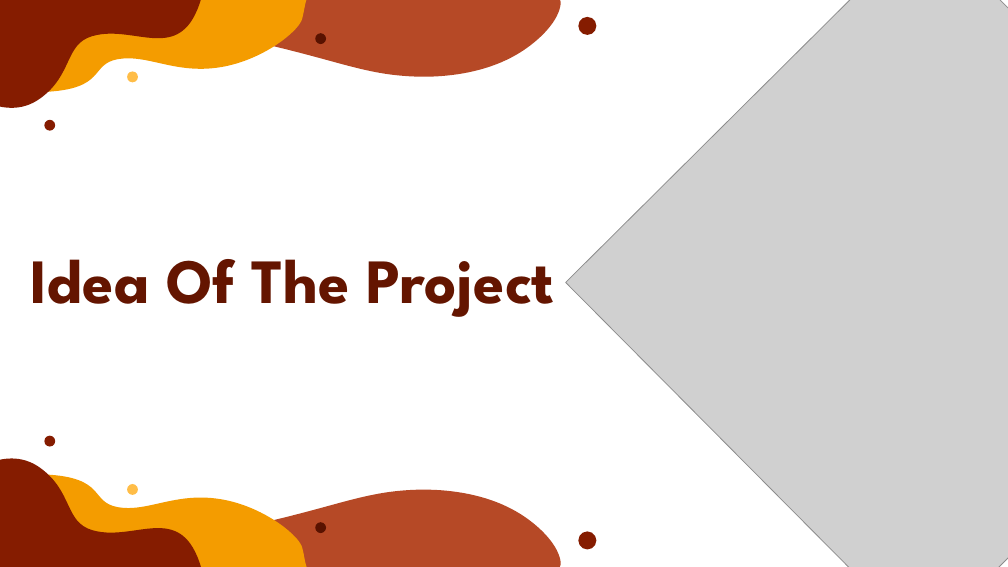
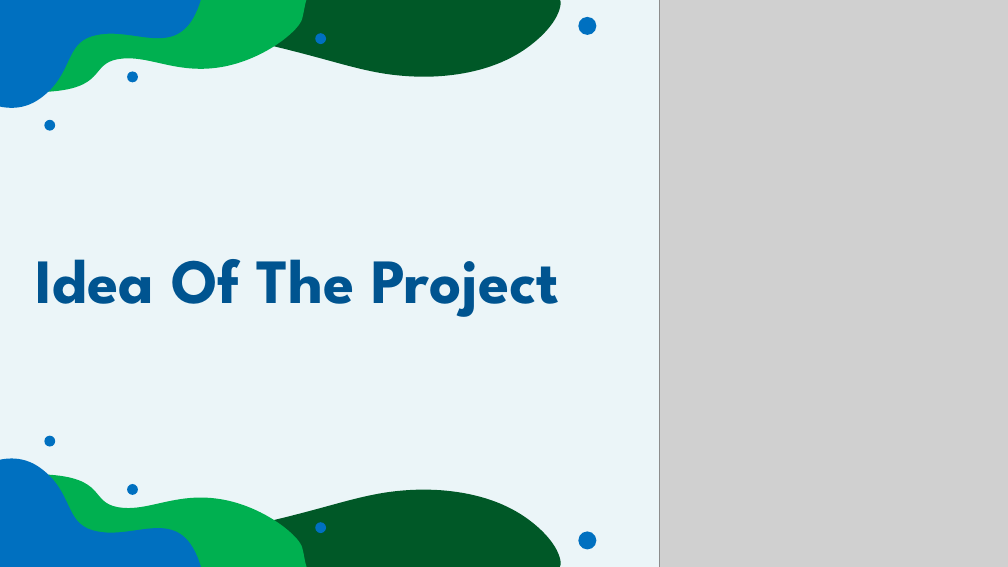
Before and after one commit to codingburgas/2223-otj-10-project-the-car-rental-system-KGTenev20, a slide deck: slide 4 of Presentation.pptx (slide 3 before the commit). Drawn at 1008x567 pixels with LibreOffice and Linux fonts; fonts in the diff are those of the drawing; grey boxes stand for pictures. Boxes give left, top, right and bottom in pixels: in the first picture for what was removed or moved away, otherwise in the second. Text is boxed around its words. In the diff, an @@ line names an element or a change of style, - is before the commit and + after.

```diff
--- a/Presentation.pptx
+++ b/Presentation.pptx
@@ background #FFFFFF to #EBF5F8 @@
@@ freeform shape at (33, 0, 567, 92): fill #B64926 to #005827 @@
@@ freeform shape at (45, 0, 309, 92): fill #F49C00 to #00B050 @@
@@ fill #851C00 to #0070C0 in 6 elements at (0, 458, 201, 567), (578, 532, 597, 550), (45, 436, 55, 446), (0, 0, 201, 107), (45, 119, 55, 130), (578, 17, 597, 35) @@
@@ picture at (659, 0, 1008, 567): rotation 45 to 0 degrees @@
@@ ellipse at (315, 33, 326, 44): fill #591200 to #0070C0 @@
@@ ellipse at (127, 71, 138, 82): fill #FFBD47 to #0070C0 @@
@@ title "Idea Of The Project" at (36, 259, 559, 317): text colour #641500 to #005490 @@
@@ freeform shape at (33, 475, 567, 567): fill #B64926 to #005827 @@
@@ freeform shape at (45, 475, 309, 567): fill #F49C00 to #00B050 @@
@@ ellipse at (127, 484, 138, 495): fill #FFBD47 to #0070C0 @@
@@ ellipse at (315, 523, 326, 533): fill #591200 to #0070C0 @@
```
Also in this commit, not shown: 5 other slides changed, 1 slide removed.
